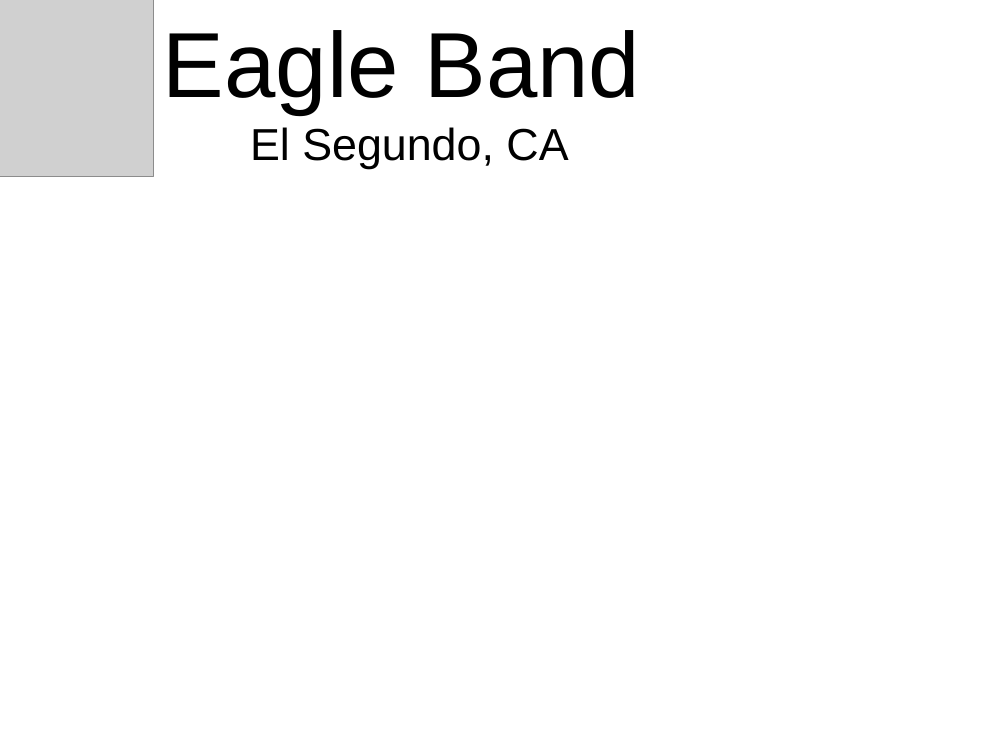
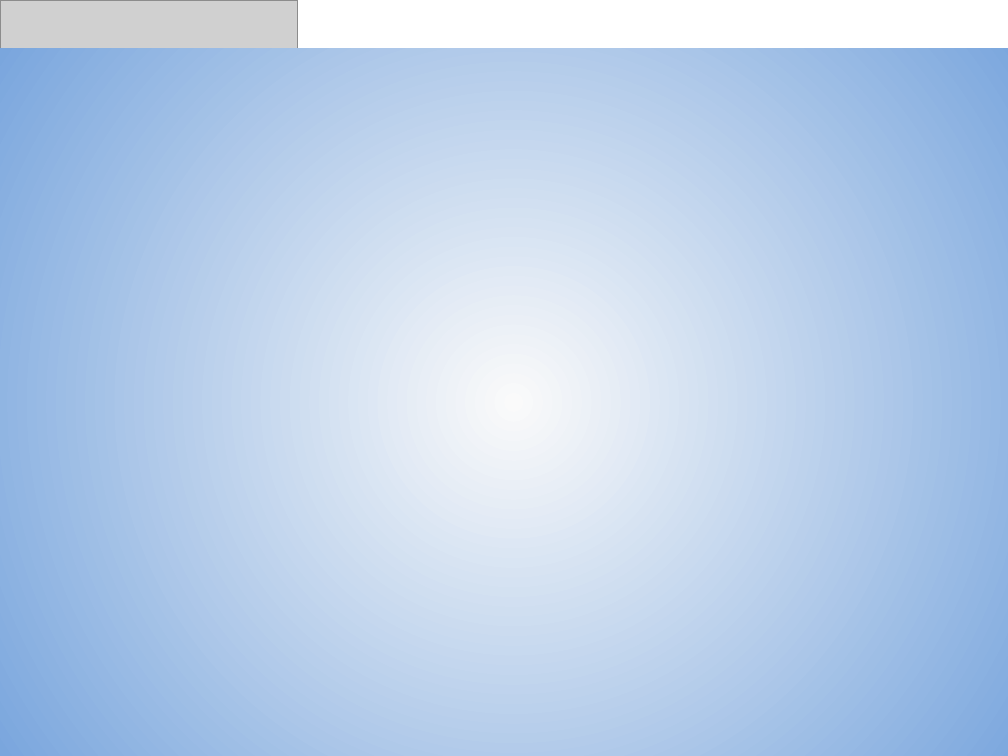
Before and after one commit to Nick-Mazuk/Band-Website, a slide deck: slide 1 of Pictures/Band Website.pptx. Drawn at 1008x756 pixels with LibreOffice and Linux fonts; fonts in the diff are those of the drawing; grey boxes stand for pictures. Boxes give left, top, right and bottom in pixels: in the first picture for what was removed or moved away, otherwise in the second. Text is boxed around its words. In the diff, an @@ line names an element or a change of style, - is before the commit and + after.

```diff
--- a/Pictures/Band Website.pptx
+++ b/Pictures/Band Website.pptx
@@ picture: place and size @@
-picture at box(0, 0, 153, 176)
+picture at box(0, 0, 297, 343)
@@ rectangle added at box(0, 48, 1008, 756), fill gradient #FAFAFA to #558ED5 @@
@@ text removed at box(163, 30, 641, 169) @@
-Eagle Band
-El Segundo, CA
```
Also in this commit, not shown: 5 other files.
